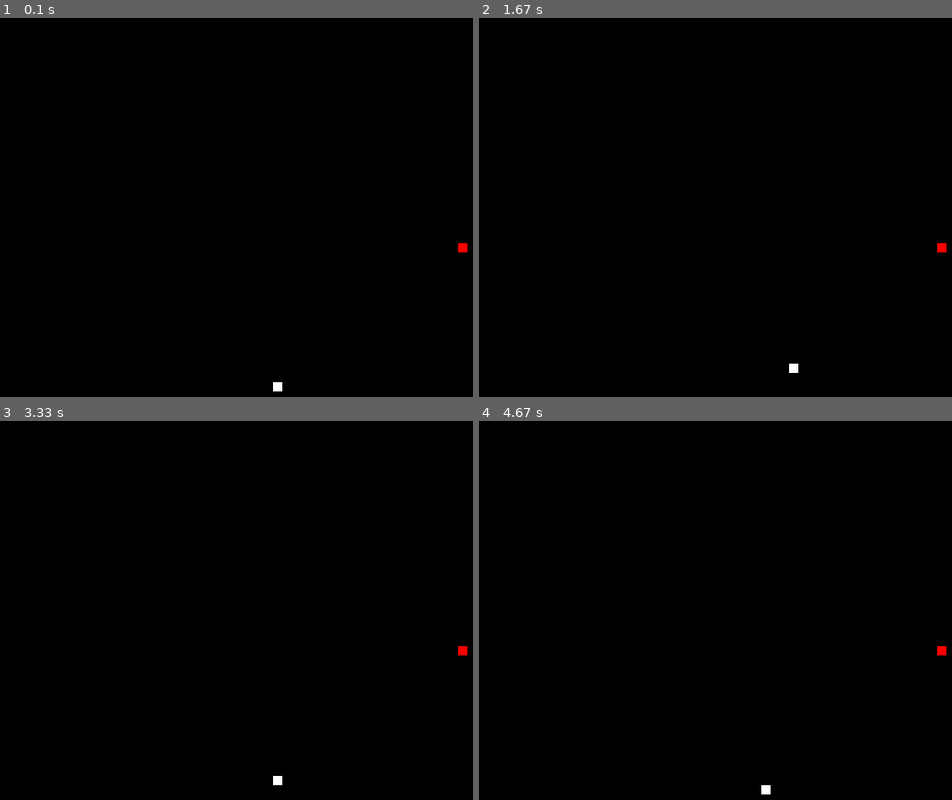
Above: before the commit, frames 1-4 (two rows, left to right).
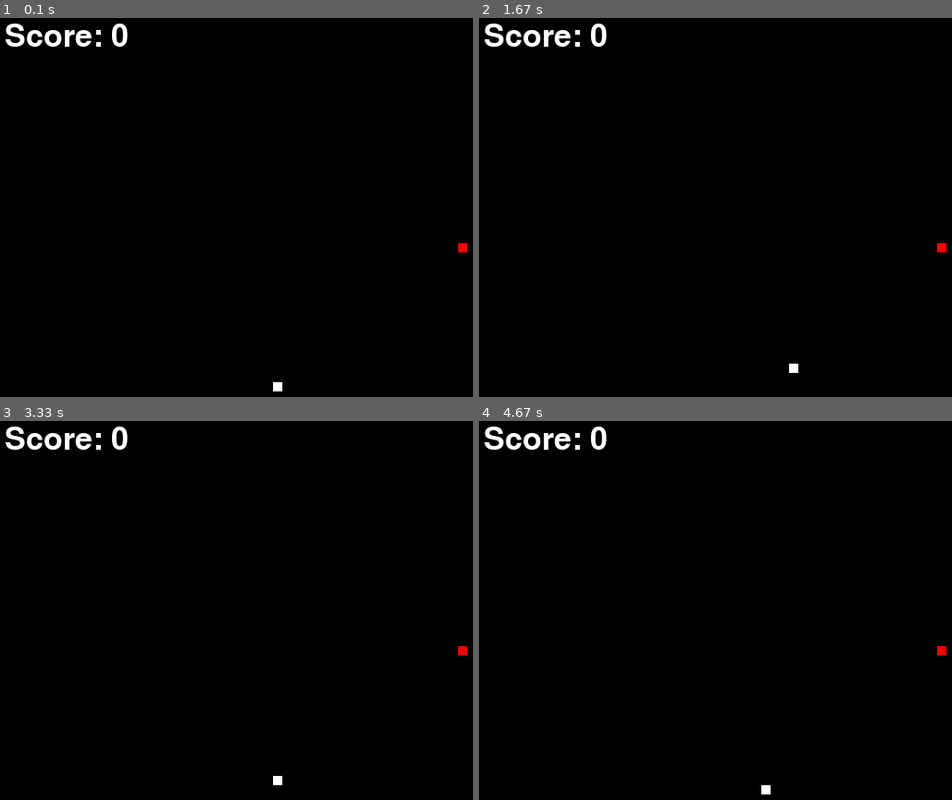
Above: after the commit, the same moments.

Repository: taiane94sb/snake-game-with-pygame
Game: pygame game, started from demo.py
Two runs of this game, one before a commit and one after it. Both use one fixed random seed, a clock stepped at 60 frames per second and the inputs below.
Inputs:
- Up to frame 1 (0.1 s): no input
- Up to frame 2 (1.67 s): hold Right 0.33-0.8 s; hold Up 0.83-1.13 s; hold Right 1.17-1.63 s
- Up to frame 3 (3.33 s): hold Left 1.67-2.2 s; hold Down 2.23-2.53 s; hold Left 2.57-2.97 s; hold Up from 3 s (still down)
- Up to frame 4 (4.67 s): release Up at 3.37 s; hold Right 3.4-4.03 s; hold Down 4.07-4.43 s; hold Left from 4.47 s (still down)

The runs differ from the first frame. In frame 1, 0.7% of the frame differs, in the area x 1-28%, y 1-8%; in frame 2, 0.7%; in frame 3, 0.7%; in frame 4, 0.7%.

Commit message:
Displaying The Score

Diff:
--- a/demo.py
+++ b/demo.py
@@ -71,6 +71,10 @@
             if segment == snake_head:
                 game_over = True
 
+        font_style = pygame.font.SysFont(None, 50)
+        score_text = font_style.render("Score: " + str(score), True, white)
+        window.blit(score_text, (10, 10))
+
         if x1 == foodx and y1 == foody:
             foodx = round(random.randrange(0, window_width - 10) / 10) * 10.0
             foody = round(random.randrange(0, window_height - 10) / 10) * 10.0
